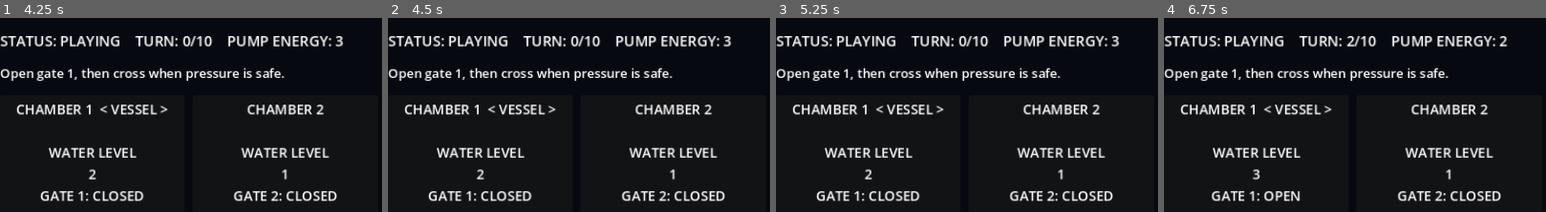
Above: before the commit, frames 1-4 (left to right).
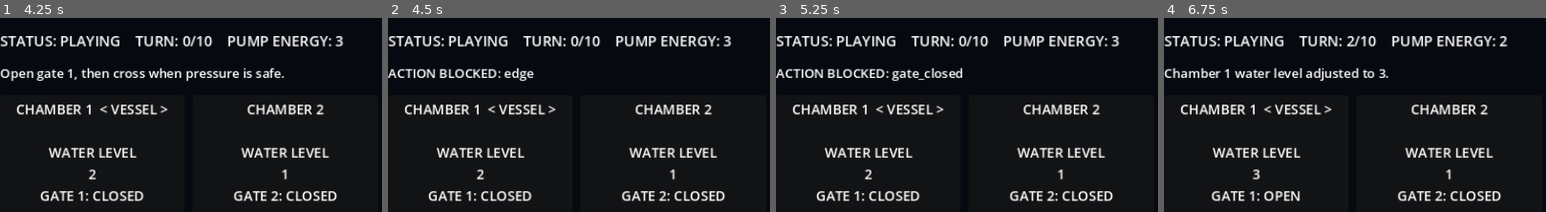
Above: after the commit, the same moments.

Repository: qaqp980520-prog/2126-Survival
Game: Godot game, scene res://main.tscn
The game is run twice, just before and just after one commit, with the same random seed, the same clock (stepped at 60 frames per second) and the same inputs.
Inputs:
- Up to frame 1 (4.25 s): click "RESTART (R)" at 0.5 s; click "RESTART (R)" at 1.25 s; click "RESTART (R)" at 2 s; click "NEXT LAYOUT (N)" at 2.75 s; click "NEXT LAYOUT (N)" at 3.5 s
- Up to frame 2 (4.5 s): click "MOVE LEFT (A)" at 4.25 s
- Up to frame 3 (5.25 s): click "MOVE RIGHT (D)" at 5 s
- Up to frame 4 (6.75 s): click "TOGGLE GATE (SPACE)" at 5.75 s; click "PUMP + (W)" at 6.5 s
The pictures show only the part of the screen within x 0-50%, y 16-66%; the shares and areas given below are measured in that part.

Frame 1 is identical in both runs. In frame 2, 2.3% of the frame differs, in the area x 0-75%, y 25-33%; in frame 3, 2.4%; in frame 4, 2.2%.

Commit message:
Run 39: keep Tidal Lock action feedback in sync

Diff:
--- a/daily_games/KROLL_Tidal_Lock/main.gd
+++ b/daily_games/KROLL_Tidal_Lock/main.gd
@@ -5,6 +5,7 @@
 var seed_cursor: int = 0
 var status_label: Label
 var details_label: Label
+var feedback_message: String = ""
 var chamber_labels: Array[Label] = []
 var action_buttons: Dictionary = {}
 
@@ -106,17 +107,20 @@
 func _act(result: Dictionary) -> void:
 	if bool(result.get("ok", false)):
 		state = result.get("state", state)
+		feedback_message = str(state.get("message", ""))
 	else:
-		details_label.text = "ACTION BLOCKED: " + str(result.get("reason", "unknown"))
+		feedback_message = "ACTION BLOCKED: " + str(result.get("reason", "unknown"))
 	_render()
 
 func restart_game() -> void:
 	state = Rules.new_game(int(state.get("seed", 7)))
+	feedback_message = str(state.get("message", ""))
 	_render()
 
 func next_layout() -> void:
 	seed_cursor = (seed_cursor + 1) % Rules.SEEDS.size()
 	state = Rules.new_game(Rules.SEEDS[seed_cursor])
+	feedback_message = str(state.get("message", ""))
 	_render()
 
 func _render() -> void:
@@ -126,8 +130,7 @@
 		str(state.get("status", "unknown")).to_upper(),
 		int(state.get("turns", 0)), Rules.MAX_TURNS, int(state.get("pump_energy", 0))
 	]
-	if details_label.text.is_empty() or details_label.text.begins_with("ACTION BLOCKED"):
-		details_label.text = str(state.get("message", ""))
+	details_label.text = feedback_message if not feedback_message.is_empty() else str(state.get("message", ""))
 	var levels: Array = state.get("levels", [])
 	var gates: Array = state.get("gates", [])
 	var position: int = int(state.get("position", 0))
